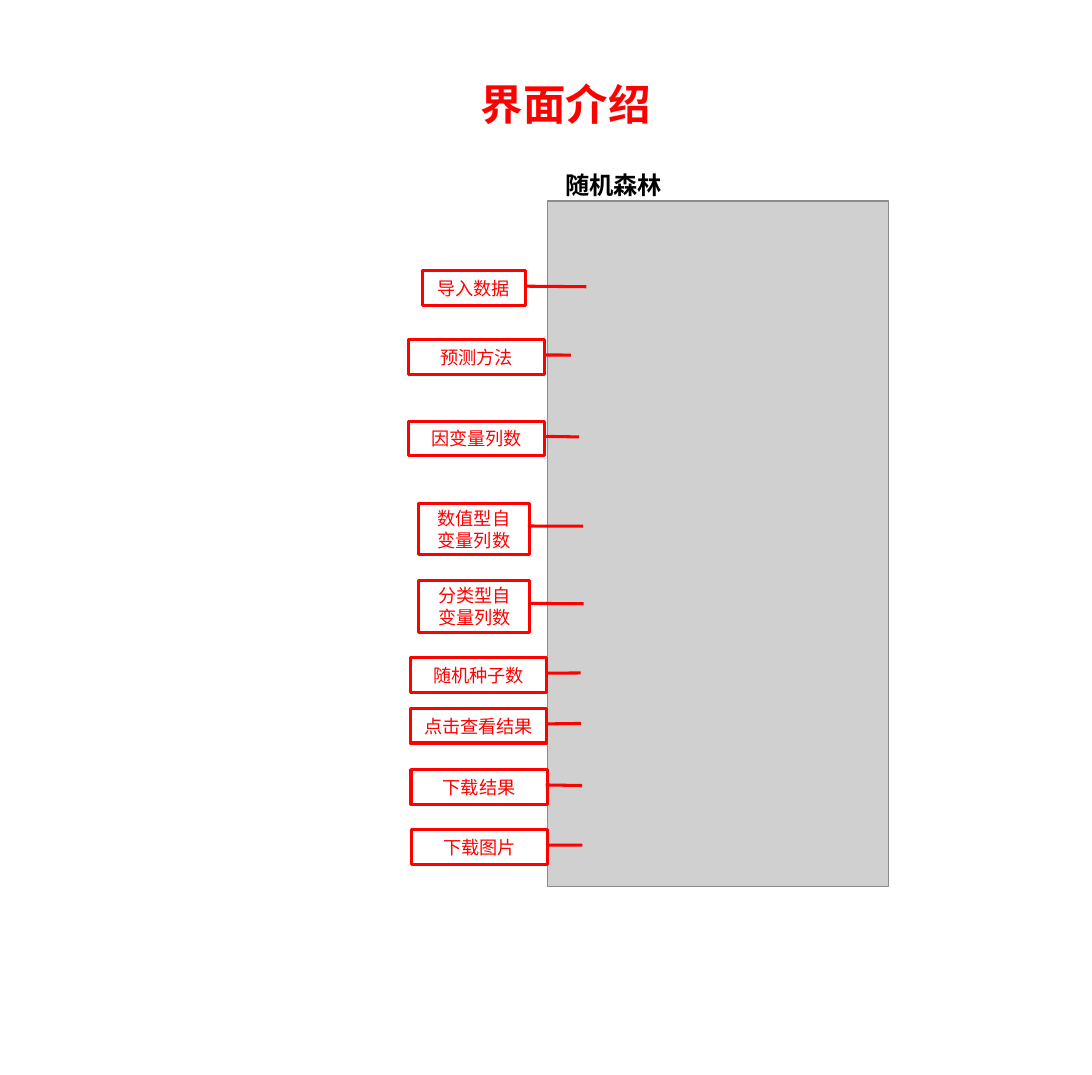
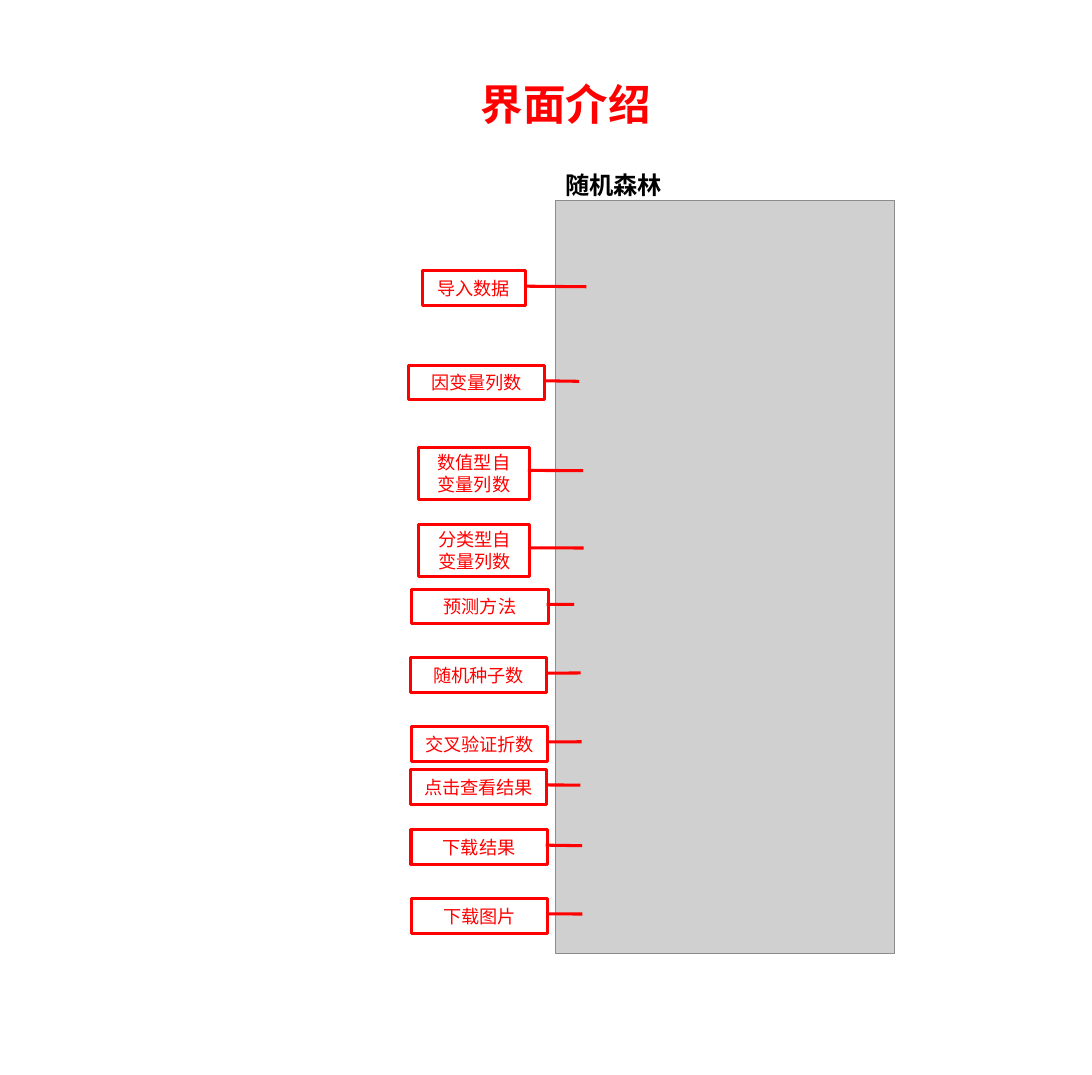
Before and after one commit to YanqiangLu1/luyanqiang3, a slide deck: slide 1 of image2/RandomForest/界面.pptx. Drawn at 1092x1075 pixels with LibreOffice and Linux fonts; fonts in the diff are those of the drawing; grey boxes stand for pictures. Boxes give left, top, right and bottom in pixels: in the first picture for what was removed or moved away, otherwise in the second. Text is boxed around its words. In the diff, an @@ line names an element or a change of style, - is before the commit and + after.

```diff
--- a/image2/RandomForest/界面.pptx
+++ b/image2/RandomForest/界面.pptx
@@ picture: place and size @@
-picture at (547, 201, 889, 887)
+picture at (556, 201, 894, 954)
@@ 3 border callouts: place and size @@
-3 border callouts at (408, 422, 545, 632)
+3 border callouts at (408, 366, 545, 577)
@@ border callout "预测方法": place and size @@
-border callout "预测方法" at (408, 340, 545, 373)
+border callout "预测方法" at (412, 589, 548, 622)
@@ border callout added at (412, 726, 548, 760), outline #FF0000 2 pt, 12 pt, text #FF0000 @@
+交叉验证折数
@@ border callout "点击查看结果": place and size @@
-border callout "点击查看结果" at (411, 709, 547, 743)
+border callout "点击查看结果" at (411, 770, 547, 804)
@@ border callout "点击查看结果" at (411, 770, 547, 804): proportions changed @@
@@ border callout "下载结果": place and size @@
-border callout "下载结果" at (411, 770, 547, 804)
+border callout "下载结果" at (411, 830, 547, 864)
@@ border callout "下载图片": place and size @@
-border callout "下载图片" at (412, 830, 548, 864)
+border callout "下载图片" at (412, 899, 548, 933)
```
Also in this commit, not shown: 20 other files.
